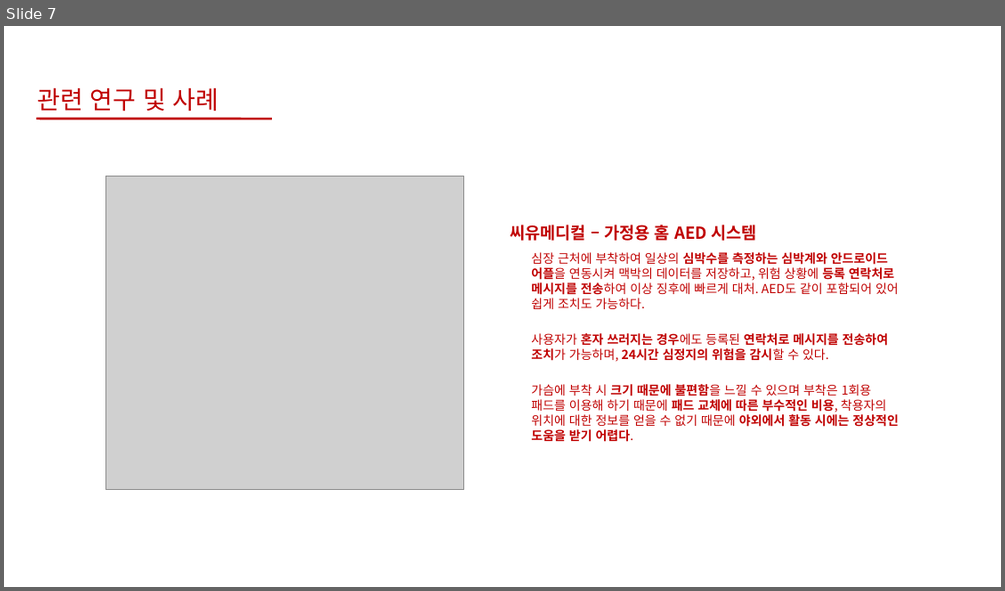
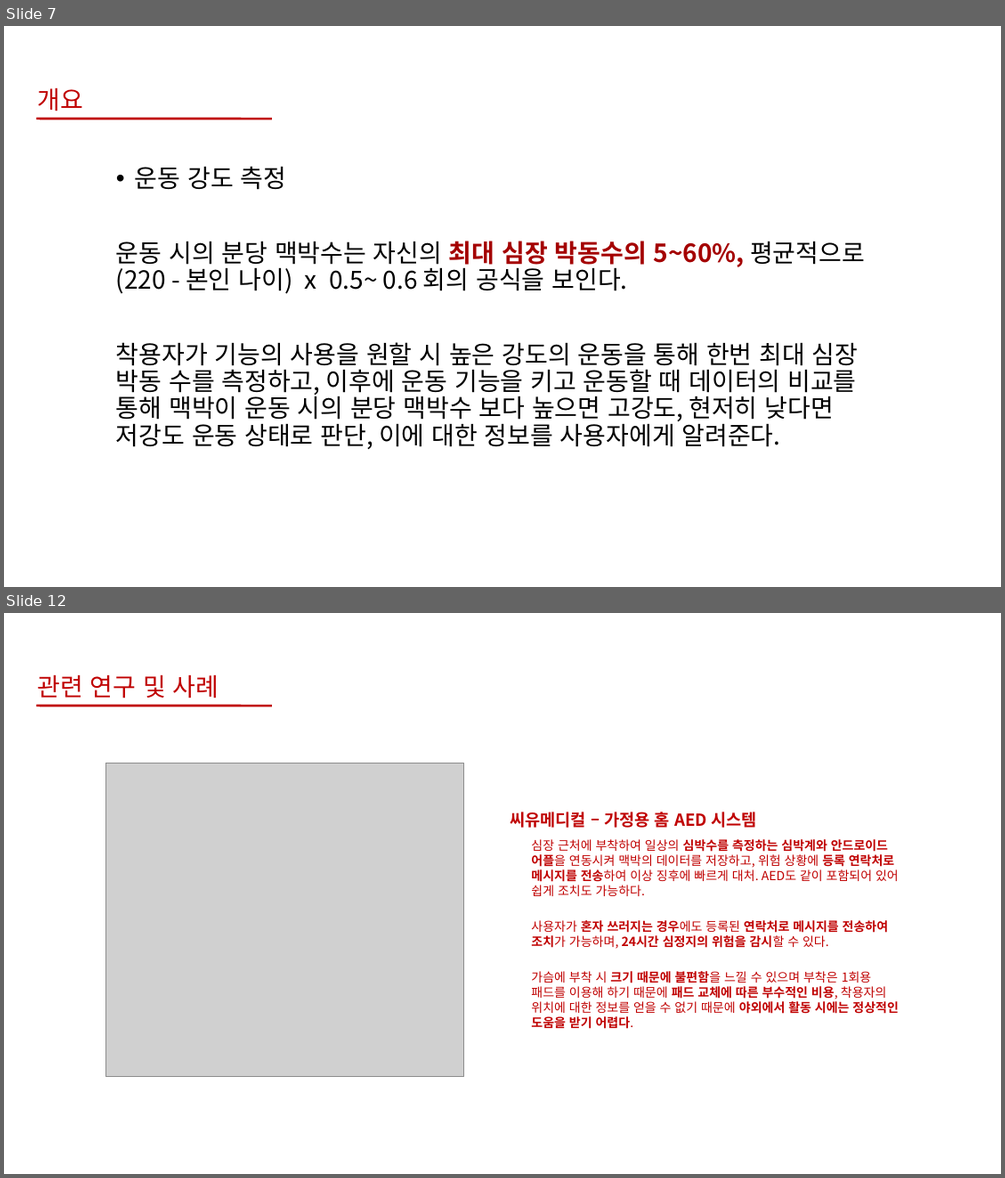
Before and after one commit to bajahoe/gitchana, a slide deck: 제안서 팀장 조동윤, 팀원 임종운.pptx. Shown one above the other, each under a label of ours: slide 7 before the commit, slides 7 and 12 after it; the slides between them are not shown. The pictures are 1005x591 and 1005x1178 pixels, drawn with LibreOffice and Linux fonts; fonts in the diff are those of the drawing; grey boxes stand for pictures; background and template pictures are left out. Boxes give left, top, right and bottom in pixels: in the first picture for what was removed or moved away, otherwise in the second. Text is boxed around its words. In the diff, an @@ line names an element or a change of style, - is before the commit and + after.

Commit message:
시나리오 및 제안서 수정사항
시스템 구성도, 지적사항에 대한 수정 내용, 시나리오 수정

```diff
--- a/제안서 팀장 조동윤, 팀원 임종운.pptx
+++ b/제안서 팀장 조동윤, 팀원 임종운.pptx
@@ slide 7 added at (x1=4, y1=26, x2=1001, y2=587), background #FFFFFF @@
@@ text added at (x1=38, y1=87, x2=84, y2=111), 24 pt, text #C00000 @@
+개요
@@ line added from (36, 119) to (272, 119), #C00000 2.25 pt @@
@@ text added at (x1=116, y1=166, x2=865, y2=449), 24 pt, text #000000 @@
+• 운동 강도 측정
+  운동 시의 분당 맥박수는 자신의 최대 심장 박동수의 5~60%, 평균적으로 (220 - 본인 나이) ⅹ 0.5~ 0.6 회의 공식을 보인다.
+  착용자가 기능의 사용을 원할 시 높은 강도의 운동을 통해 한번 최대 심장 박동 수를 측정하고, 이후에 운동 기능을 키고 운동할 때 데이터의 비교를 통해 맥박이 운동 시의 분당 맥박수 보다 높으면 고강도, 현저히 낮다면 저강도 운동 상태로 판단, 이에 대한 정보를 사용자에게 알려준다.
@@ what was slide 7 is now slide 12 @@
```
Also in this commit, not shown: 16 slides changed, 6 other slides added, 2 other files.
